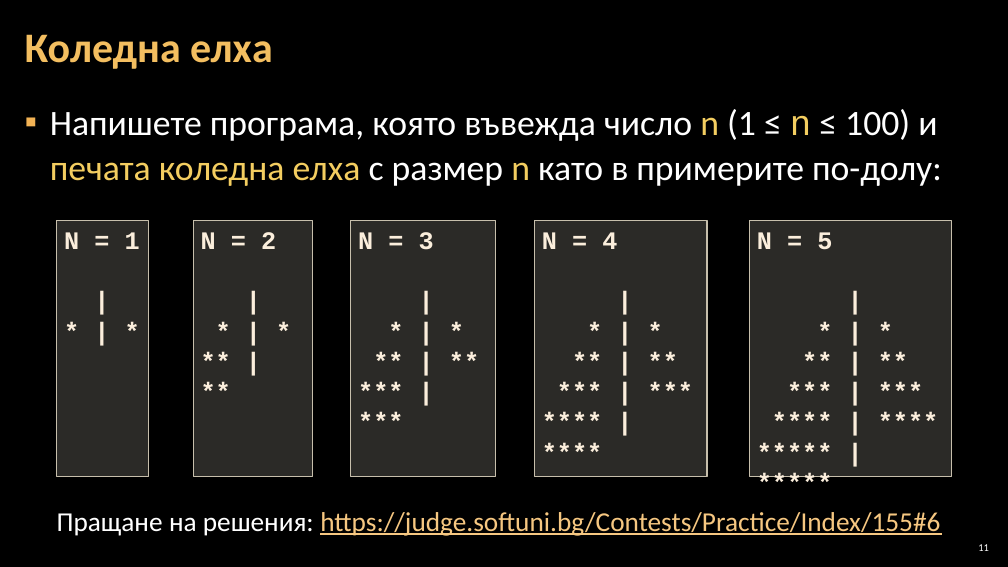
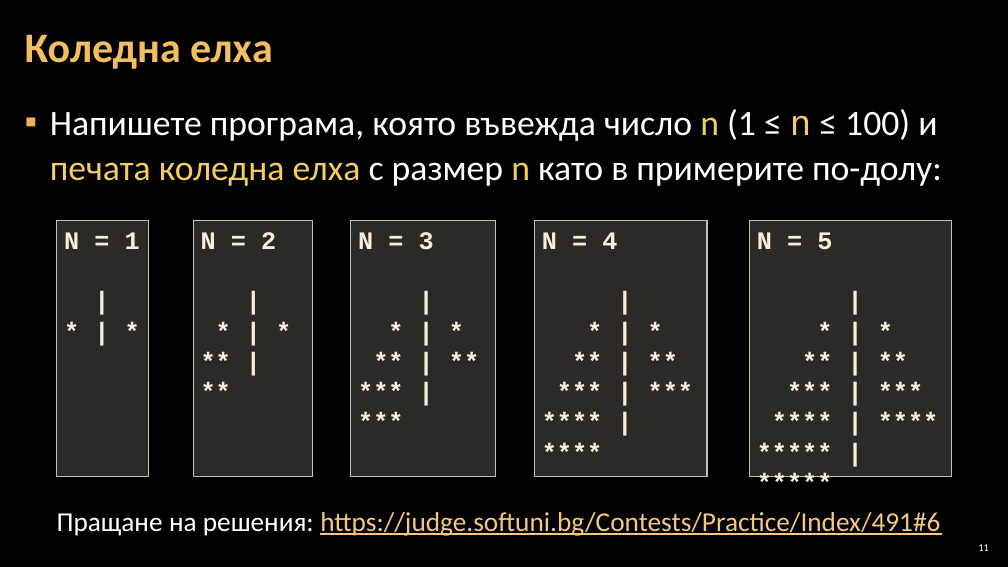
Before and after one commit to Software-University/Python-Basics, a slide deck: slide 11 of 6. Drawing-with-Loops/6. Drawing-with-Loops.pptx. Drawn at 1008x567 pixels with LibreOffice and Linux fonts; fonts in the diff are those of the drawing; background and template pictures are left out. Boxes give left, top, right and bottom in pixels: in the first picture for what was removed or moved away, otherwise in the second. Text is boxed around its words. In the diff, an @@ line names an element or a change of style, - is before the commit and + after.

```diff
--- a/6. Drawing-with-Loops/6. Drawing-with-Loops.pptx
+++ b/6. Drawing-with-Loops/6. Drawing-with-Loops.pptx
@@ text at [57, 512, 940, 536]: text changed @@
-Пращане на решения: https://judge.softuni.bg/Contests/Practice/Index/155#6
+Пращане на решения: https://judge.softuni.bg/Contests/Practice/Index/491#6
```
Also in this commit, not shown: 11 other slides changed, 4 other files.
